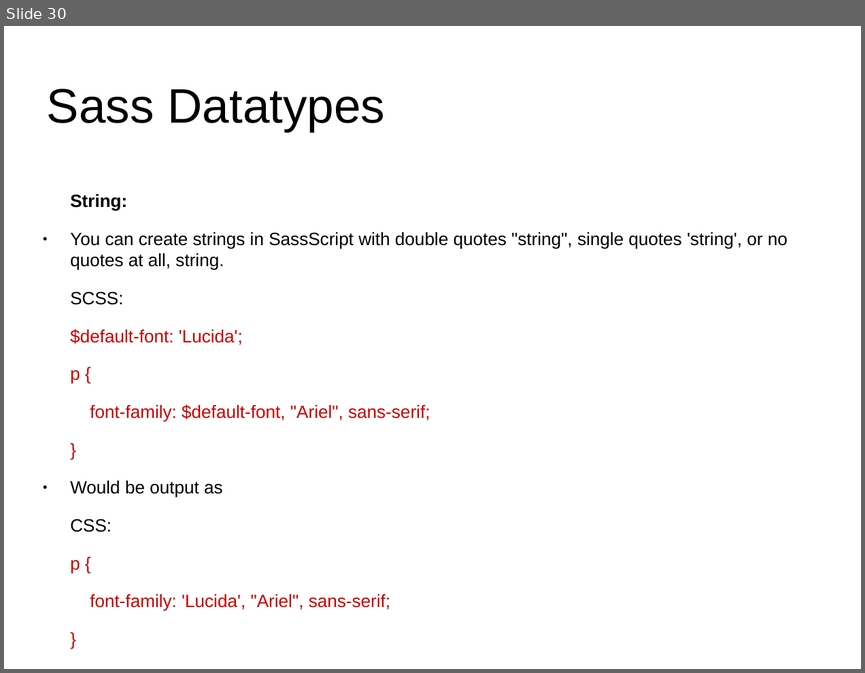
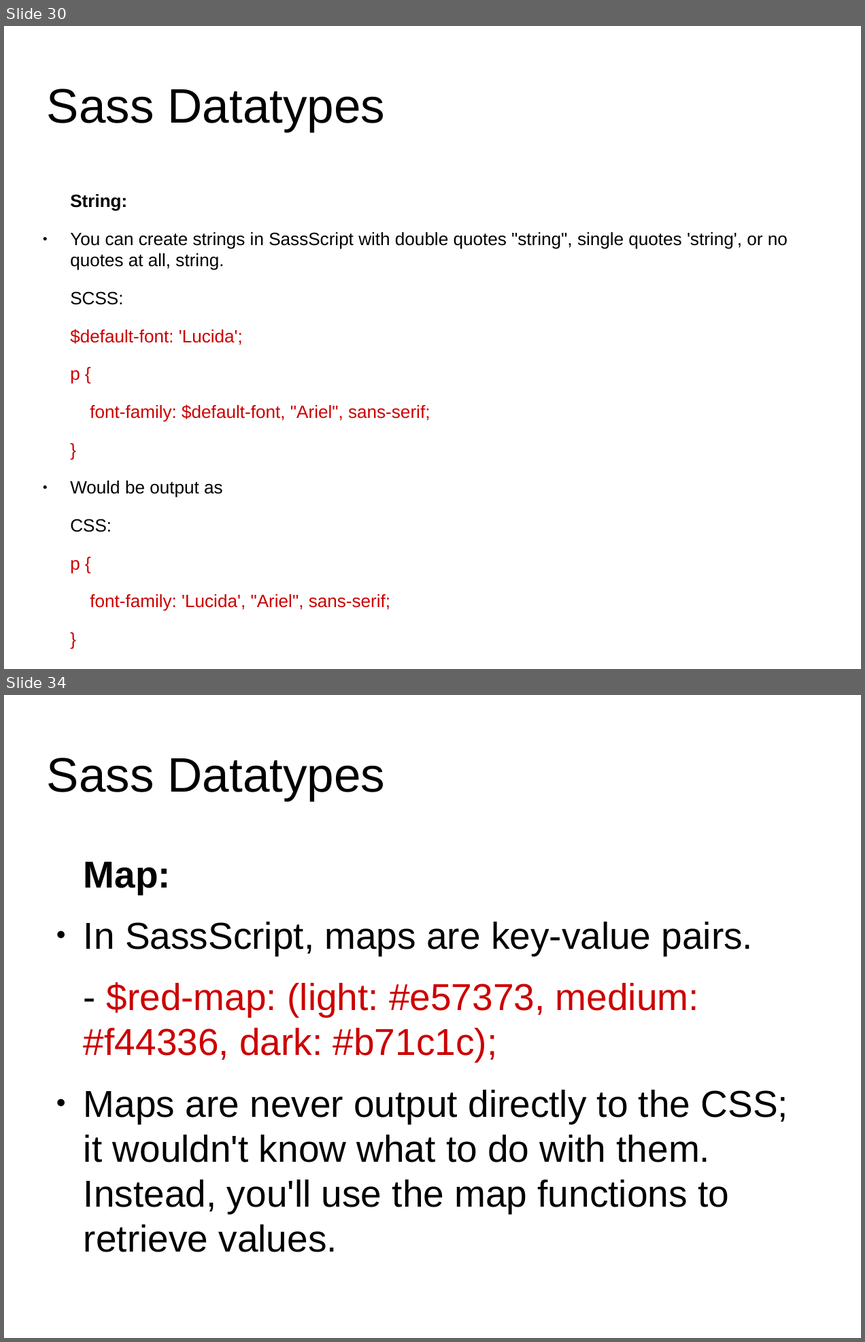
Before and after one commit to anumsh/SASS-Basics, a slide deck: SASS_basics.odp. Shown one above the other, each under a label of ours: slide 30 before the commit, slides 30 and 34 after it; the slides between them are not shown. The pictures are 865x673 and 865x1342 pixels, drawn with LibreOffice and Linux fonts; fonts in the diff are those of the drawing; background and template pictures are left out. Boxes give left, top, right and bottom in pixels: in the first picture for what was removed or moved away, otherwise in the second. Text is boxed around its words. In the diff, an @@ line names an element or a change of style, - is before the commit and + after.

Commit message:
feat: Add sass datatypes

```diff
--- a/SASS_basics.odp
+++ b/SASS_basics.odp
@@ slide 34 added at [4,695,861,1338], background #FFFFFF @@
@@ title added at [47,758,385,800], 44.8 pt, text #000000 @@
+Sass Datatypes
@@ text added at [84,862,788,1213], 34.7 pt, text #000000 @@
+Map:
+● In SassScript, maps are key-value pairs.
+- $red-map: (light: #e57373, medium: #f44336, dark: #b71c1c);
+● Maps are never output directly to the CSS; it wouldn't know what to do with them. Instead, you'll use the map functions to retrieve values.
```
Also in this commit, not shown: 4 other slides added.
